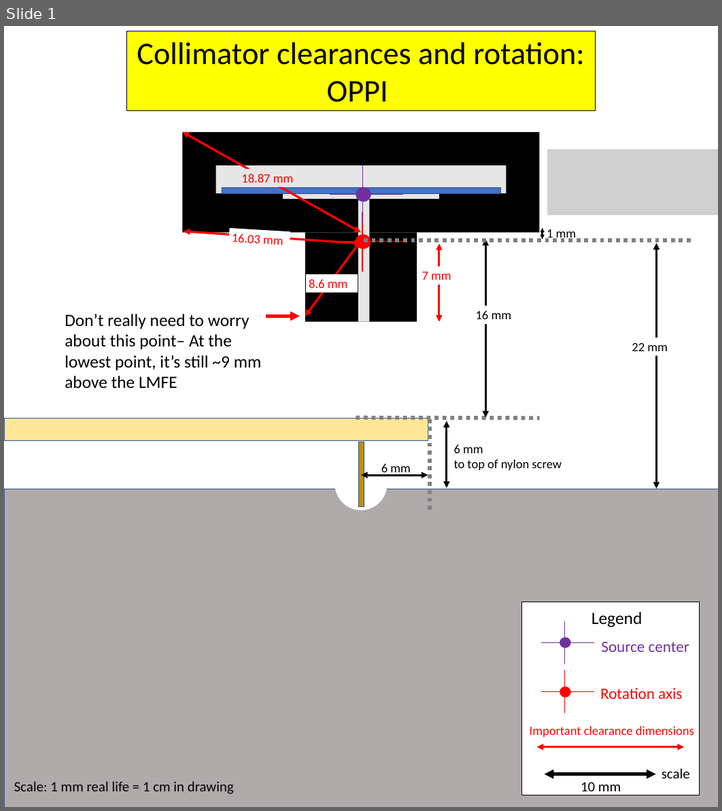
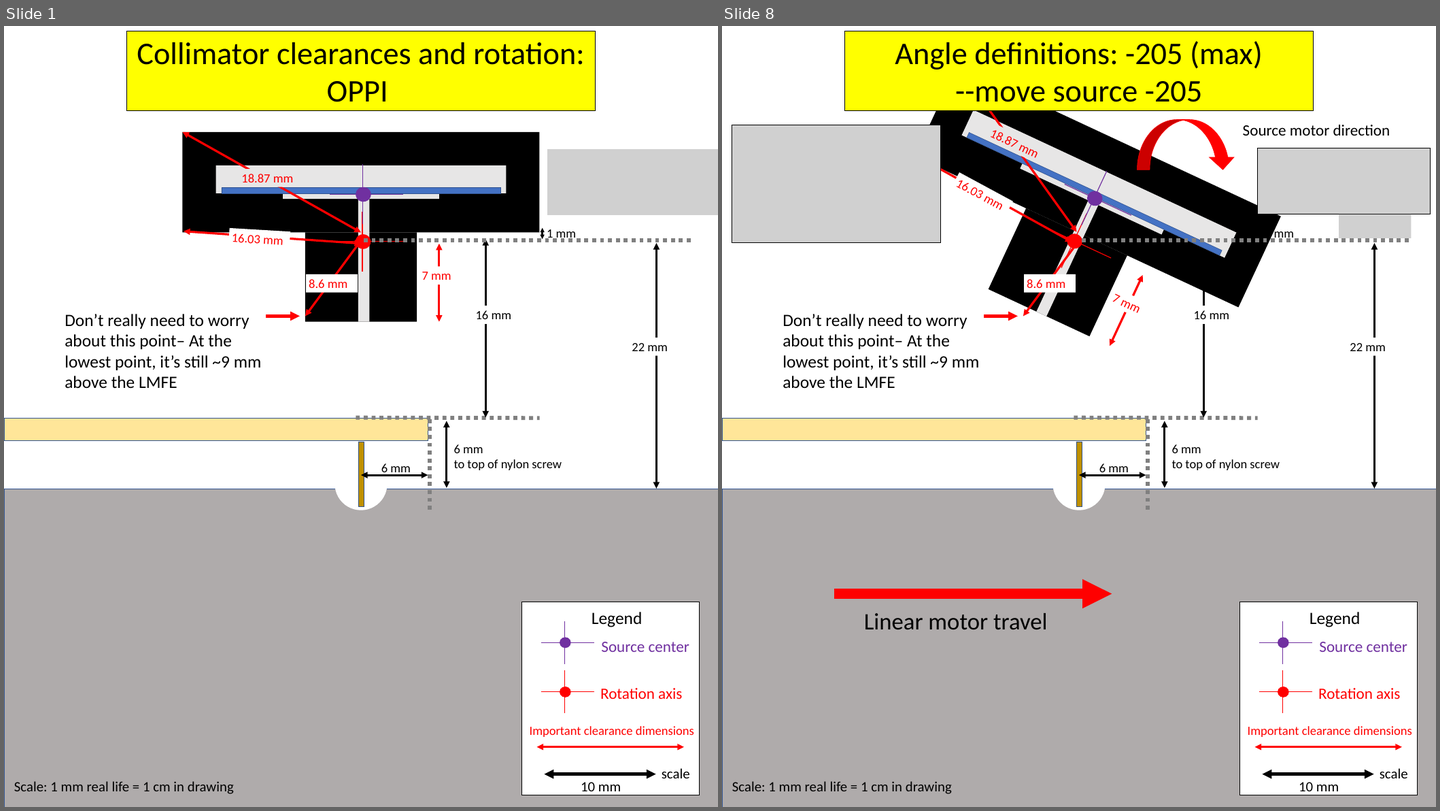
Before and after one commit to legend-exp/CAGE, a slide deck: drawings/toScale_clearances_oppi.pptx. Shown side by side, each under a label of ours: slide 1 before the commit, slides 1 and 8 after it; the slides between them are not shown. The pictures are 722x811 and 1440x811 pixels, drawn with LibreOffice and Linux fonts; fonts in the diff are those of the drawing; grey boxes stand for pictures. Boxes give left, top, right and bottom in pixels: in the first picture for what was removed or moved away, otherwise in the second. Text is boxed around its words. In the diff, an @@ line names an element or a change of style, - is before the commit and + after.

```diff
--- a/drawings/toScale_clearances_oppi.pptx
+++ b/drawings/toScale_clearances_oppi.pptx
@@ slide 8 added at bbox=[722, 26, 1436, 807], background #FFFFFF @@
@@ rectangle added at bbox=[844, 31, 1314, 110], fill #FFFF00, outline #000000 0.75 pt, 80 pt, text #000000 @@
+Angle definitions: -205 (max)
+--move source -205
@@ picture added at bbox=[732, 125, 941, 242] @@
@@ curved down arrow added at bbox=[1137, 119, 1235, 169], fill #FF0000, outline #FF0000 1 pt @@
@@ text added at bbox=[1243, 125, 1390, 135], 40 pt, text #000000 @@
+Source motor direction
@@ picture added at bbox=[1257, 148, 1431, 214] @@
@@ group added at bbox=[914, 65, 1281, 346]: 9 rectangles, 4 lines, 3 double arrows, 2 ellipses @@
+18.87 mm
+7 mm
+16.03 mm
@@ double arrow added from (1261, 228) to (1261, 239), #000000 5.5 pt @@
@@ text added at bbox=[1265, 227, 1295, 242], 32 pt, text #000000 @@
+1 mm
@@ picture added at bbox=[1339, 214, 1411, 238] @@
@@ double arrow added from (1081, 237) to (1023, 316), #FF0000 5.5 pt @@
@@ line added from (1082, 240) to (1409, 240), #808080 10 pt dashed @@
@@ double arrow added from (1203, 239) to (1203, 417), #000000 5.5 pt @@
@@ double arrow added from (1374, 243) to (1374, 488), #000000 5.5 pt @@
@@ rectangle added at bbox=[1024, 274, 1076, 293], fill #FFFFFF, 32 pt, text #FF0000 @@
+8.6 mm
@@ text added at bbox=[1194, 310, 1230, 319], 32 pt, text #000000 @@
+16 mm
@@ text added at bbox=[783, 314, 967, 388], 44 pt, text #000000 @@
+Don’t really need to worry about this point– At the lowest point, it’s still ~9 mm above the LMFE
@@ arrow added from (984, 316) to (1018, 316), #FF0000 8 pt @@
@@ text added at bbox=[1350, 343, 1386, 351], 32 pt, text #000000 @@
+22 mm
@@ rectangle added at bbox=[722, 418, 1146, 440], fill #FFE699, outline #325491 1 pt @@
@@ line added from (1074, 418) to (1257, 418), #808080 10 pt dashed @@
@@ line added from (1148, 419) to (1148, 510), #808080 10 pt dashed @@
@@ double arrow added from (1165, 421) to (1165, 488), #000000 5.5 pt @@
@@ rectangle added at bbox=[1076, 441, 1082, 506], fill #BF9000, outline #325491 1 pt @@
@@ text added at bbox=[1172, 444, 1280, 470], 32 pt, text #000000 @@
+6 mm
+to top of nylon screw
@@ ellipse added at bbox=[1052, 458, 1105, 510], fill #FFFFFF @@
@@ text added at bbox=[1099, 463, 1129, 476], 32 pt, text #000000 @@
+6 mm
@@ rectangle added at bbox=[722, 489, 1436, 807], fill #AFABAB, outline #325491 1 pt @@
@@ double arrow added from (1079, 475) to (1146, 475), #000000 5.5 pt @@
@@ arrow added from (834, 594) to (1112, 594), #FF0000 24.75 pt @@
@@ text added at bbox=[864, 613, 1048, 630], 60 pt, text #000000 @@
+Linear motor travel
@@ group added at bbox=[1240, 602, 1417, 795]: 6 texts, 4 lines, 2 ellipses, 2 double arrows, 1 rectangle @@
+Rotation axis
+Source center
+Important clearance dimensions
+Legend
+10 mm
+scale
@@ text added at bbox=[732, 781, 952, 794], 36 pt, text #000000 @@
+Scale: 1 mm real life = 1 cm in drawing
```
Also in this commit, not shown: 1 slide changed, 5 other slides added, 5 other files.
